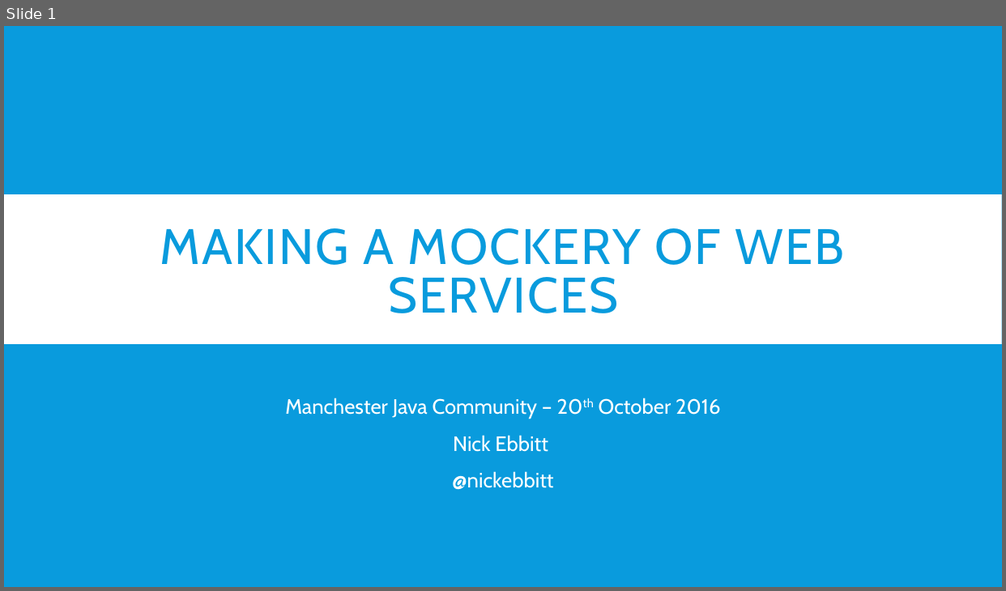
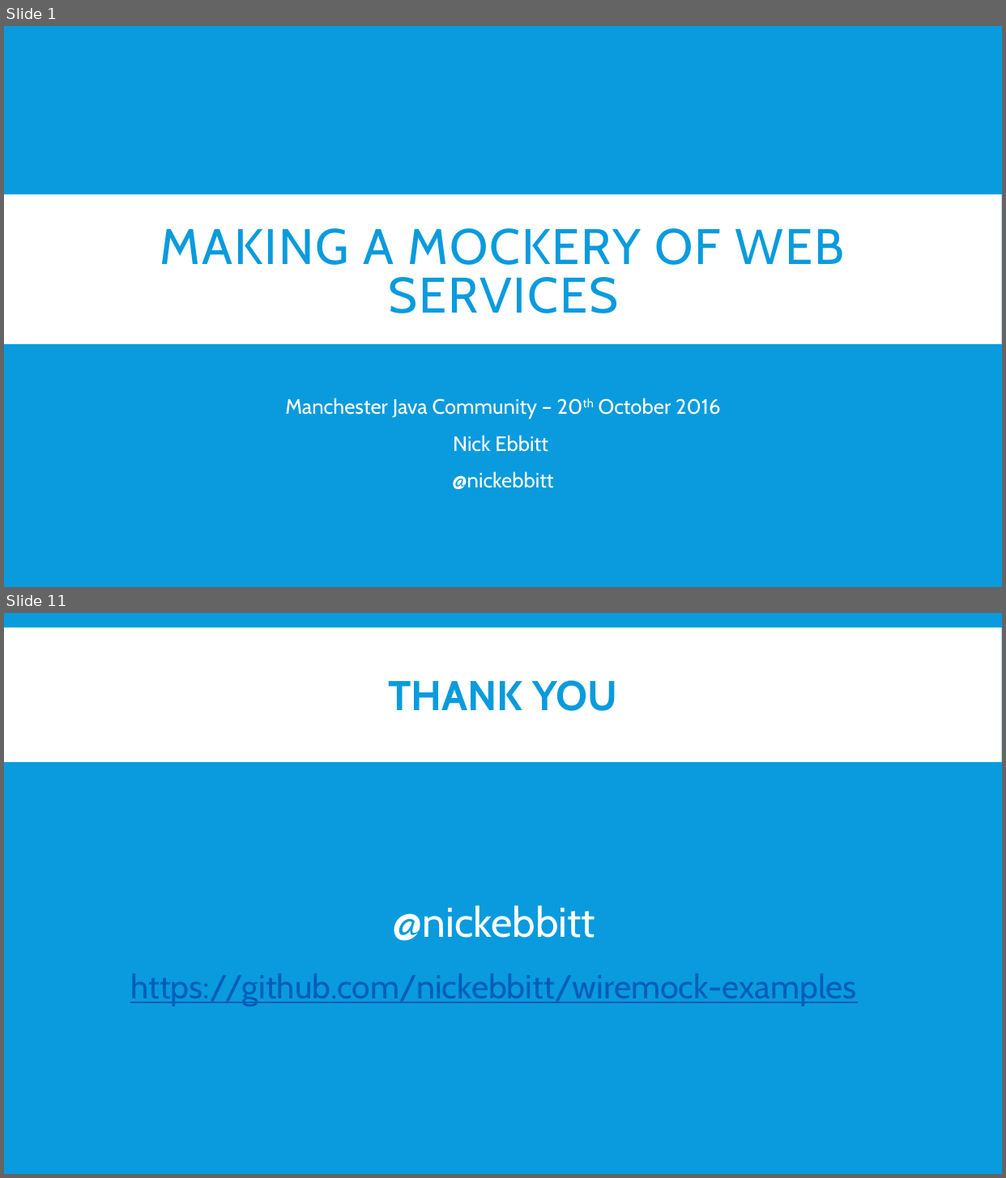
Before and after one commit to nickebbitt/wiremock-examples, a slide deck: wiremock-slides.pptx. Shown one above the other, each under a label of ours: slide 1 before the commit, slides 1 and 11 after it; the slides between them are not shown. The pictures are 1006x591 and 1006x1178 pixels, drawn with LibreOffice and Linux fonts; fonts in the diff are those of the drawing. Boxes give left, top, right and bottom in pixels: in the first picture for what was removed or moved away, otherwise in the second. Text is boxed around its words. In the diff, an @@ line names an element or a change of style, - is before the commit and + after.

Commit message:
Update slides and examples in prep for presentation

```diff
--- a/wiremock-slides.pptx
+++ b/wiremock-slides.pptx
@@ slide 11 added at (x1=4, y1=613, x2=1002, y2=1174), background #099BDD @@
@@ rectangle added at (x1=4, y1=628, x2=1002, y2=762), fill #FFFFFF @@
@@ title added at (x1=388, y1=680, x2=617, y2=711), 40 pt, text #099BDD, bold @@
+THANK YOU
@@ text added at (x1=130, y1=905, x2=857, y2=1007), 32 pt, text #005DBA, underline @@
+@nickebbitt
+https://github.com/nickebbitt/wiremock-examples
```
Also in this commit, not shown: 7 slides changed, 2 other slides added, 1 slide removed, 3 other files.
